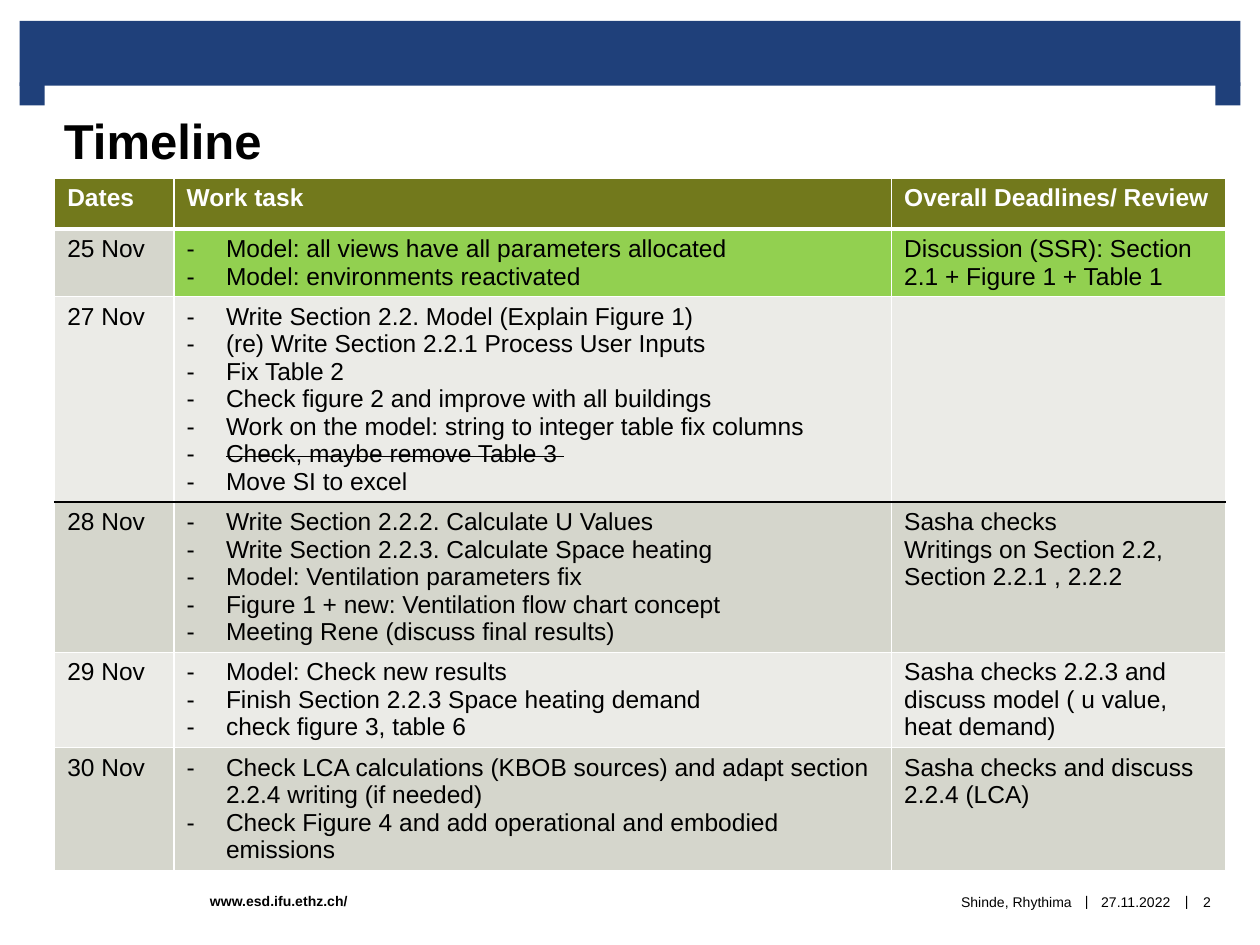
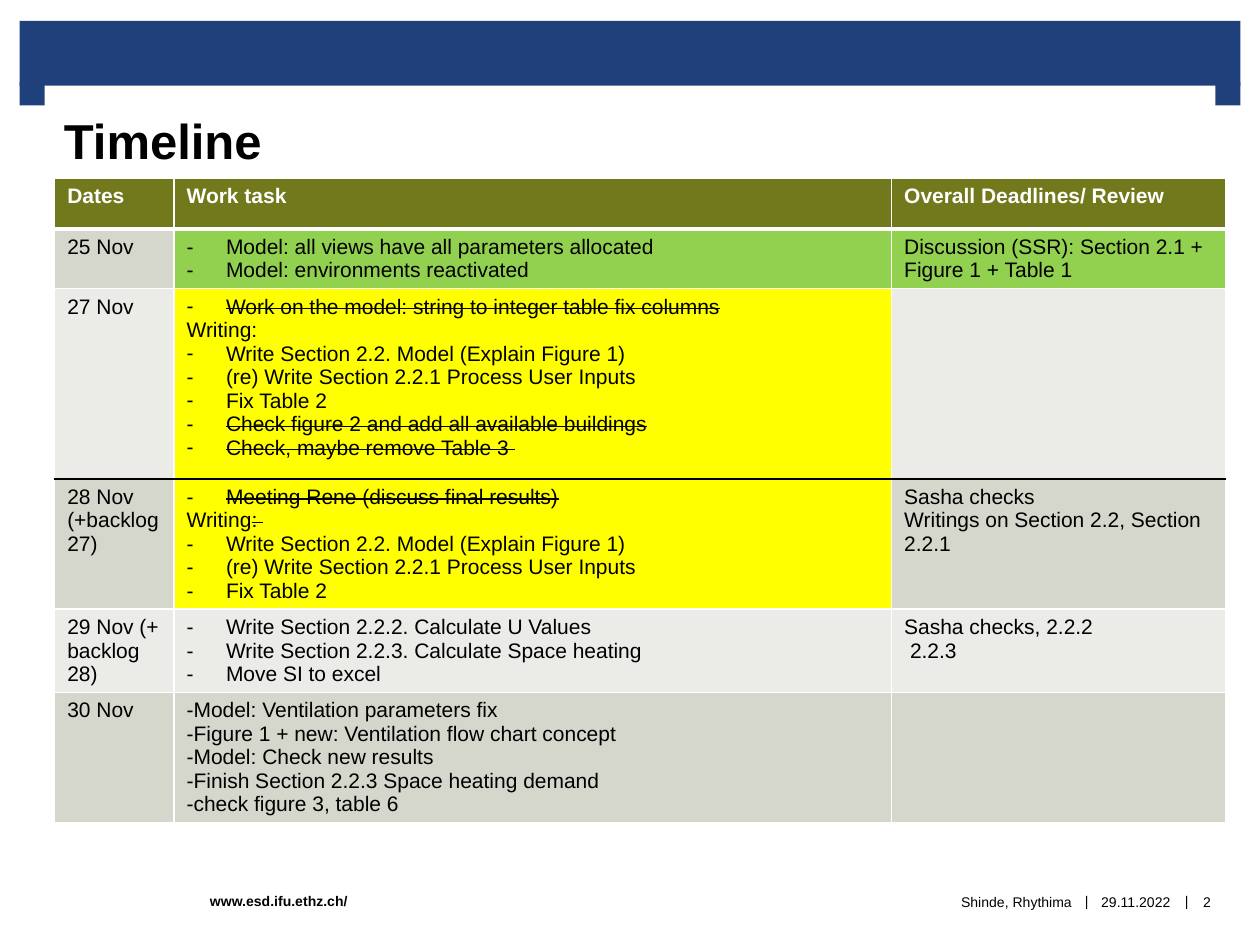
Before and after one commit to rhythimashinde/building-model, a slide deck: slide 2 of final/Discussion_paper.pptx. Drawn at 1260x945 pixels with LibreOffice and Linux fonts; fonts in the diff are those of the drawing; background and template pictures are left out. Boxes give left, top, right and bottom in pixels: in the first picture for what was removed or moved away, otherwise in the second. Text is boxed around its words. In the diff, an @@ line names an element or a change of style, - is before the commit and + after.

```diff
--- a/final/Discussion_paper.pptx
+++ b/final/Discussion_paper.pptx
@@ table at (54, 178, 1226, 848) @@
-row 3, column 2: Write Section 2.2. Model (Explain Figure 1) / (re) Write Section 2.2.1 Process User Inputs / Fix Table 2 / Check figure 2 and improve with all buildings / Work on the model: string to integer table fix columns / Check, maybe remove Table 3 / Move SI to excel
+row 3, column 2: Work on the model: string to integer table fix columns / Writing: / Write Section 2.2. Model (Explain Figure 1) / (re) Write Section 2.2.1 Process User Inputs / Fix Table 2 / Check figure 2 and add all available buildings / Check, maybe remove Table 3
-row 4: 28 Nov | Write Section 2.2.2. Calculate U Values / Write Section 2.2.3. Calculate Space heating / Model: Ventilation parameters fix / Figure 1 + new: Ventilation flow chart concept / Meeting Rene (discuss final results) | Sasha checks / Writings on Section 2.2, Section 2.2.1 , 2.2.2
+row 4: 28 Nov (+backlog 27) | Meeting Rene (discuss final results) / Writing: / Write Section 2.2. Model (Explain Figure 1) / (re) Write Section 2.2.1 Process User Inputs / Fix Table 2 | Sasha checks / Writings on Section 2.2, Section 2.2.1
-row 5: 29 Nov | Model: Check new results / Finish Section 2.2.3 Space heating demand / check figure 3, table 6 | Sasha checks 2.2.3 and discuss model ( u value, heat demand)
+row 5: 29 Nov (+ backlog 28) | Write Section 2.2.2. Calculate U Values / Write Section 2.2.3. Calculate Space heating / Move SI to excel | Sasha checks, 2.2.2 / 2.2.3
-row 6, column 2: Check LCA calculations (KBOB sources) and adapt section 2.2.4 writing (if needed) / Check Figure 4 and add operational and embodied emissions
+row 6, column 2: Model: Ventilation parameters fix / Figure 1 + new: Ventilation flow chart concept / Model: Check new results / Finish Section 2.2.3 Space heating demand / check figure 3, table 6
-row 6, column 3: Sasha checks and discuss 2.2.4 (LCA)
+row 6, column 3: 
@@ fill #EBECE8 to #FFFF00 in row 3, column 2 @@
@@ fill #D5D7CD to #FFFF00 in row 4, column 2 @@
@@ size 14 to 12 pt in "Dates", "Work task", "Overall Deadlines/ Review", "25 Nov" and 5 more places @@
@@ text at (1101, 897, 1170, 907): text changed @@
-27.11.2022
+29.11.2022
```
Also in this commit, not shown: 11 other slides changed, 9 other files.
